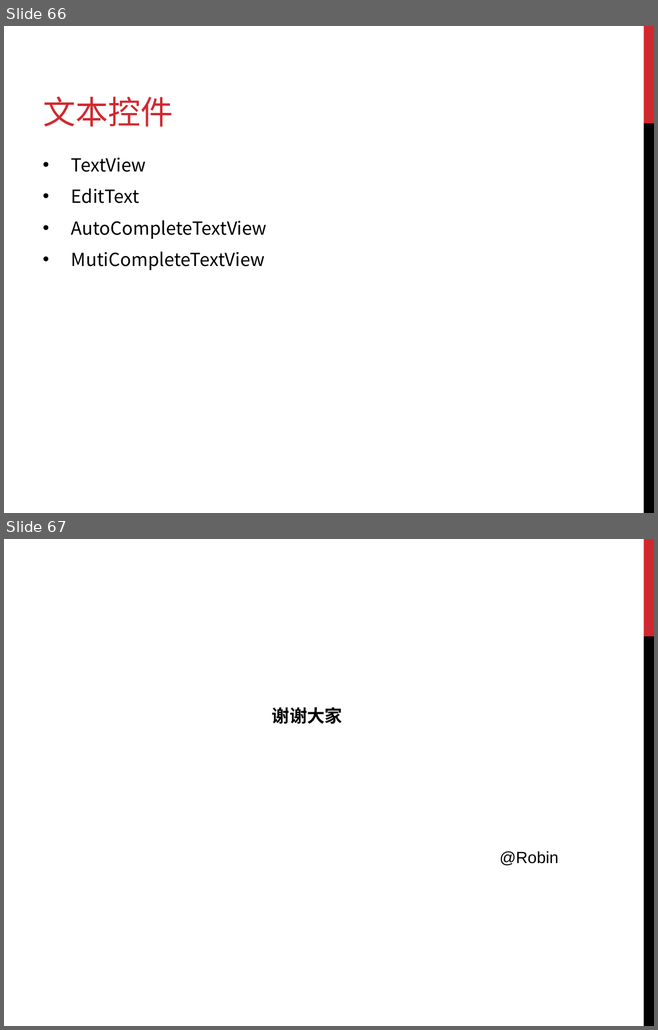
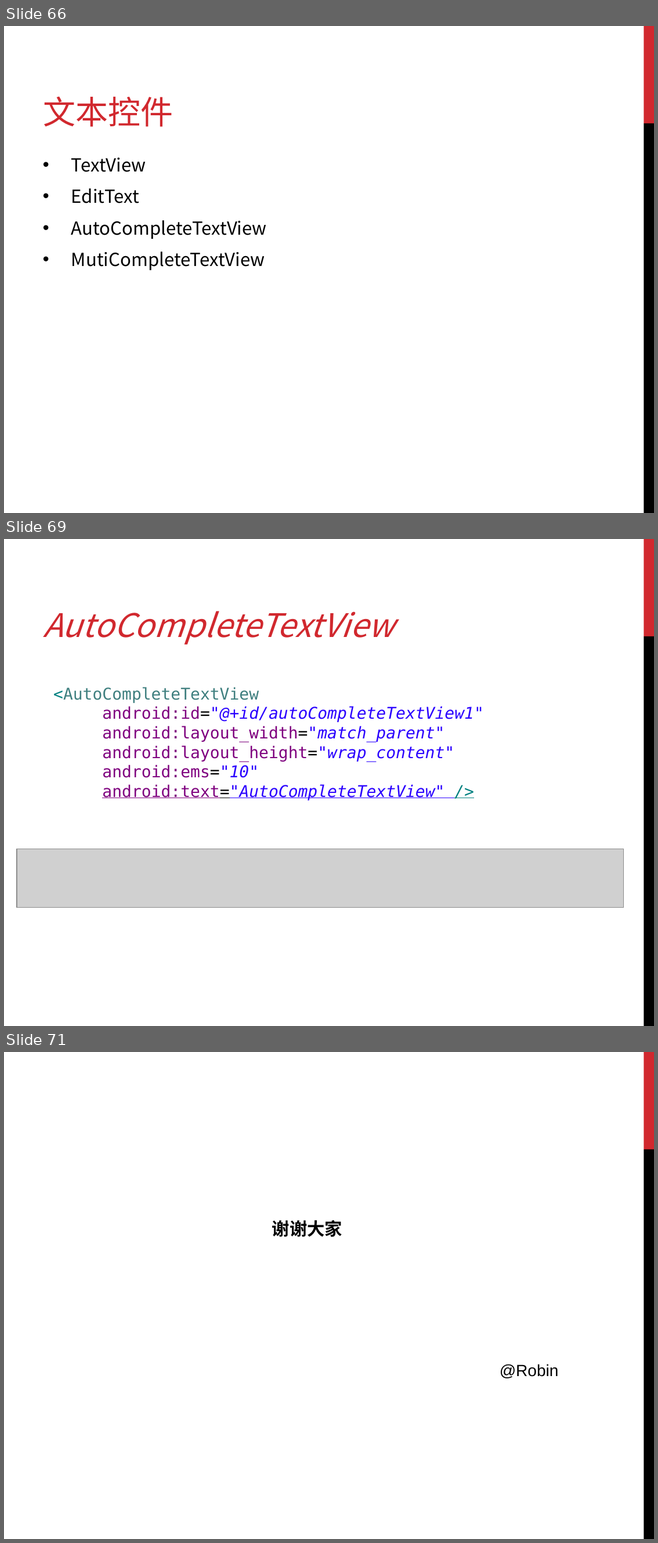
Before and after one commit to donner/training, a slide deck: Android/Android培训.ppt. Shown one above the other, each under a label of ours: slides 66 and 67 before the commit, slides 66, 69 and 71 after it; the slides between them are not shown. The pictures are 658x1030 and 658x1543 pixels, drawn with LibreOffice and Linux fonts; fonts in the diff are those of the drawing; grey boxes stand for pictures. Boxes give left, top, right and bottom in pixels: in the first picture for what was removed or moved away, otherwise in the second. Text is boxed around its words. In the diff, an @@ line names an element or a change of style, - is before the commit and + after.

```diff
--- a/Android/Android培训.ppt
+++ b/Android/Android培训.ppt
@@ slide 69 added at bbox=[4, 539, 654, 1026], background #FFFFFF; not listed: 2 template elements that a slide beside it also shows @@
@@ title added at bbox=[43, 611, 394, 645], 36 pt, text #D1282E, italic @@
+AutoCompleteTextView
@@ text added at bbox=[53, 687, 483, 801], 18 pt, text #2A00FF @@
+<AutoCompleteTextView
+android:id="@+id/autoCompleteTextView1"
+android:layout_width="match_parent"
+android:layout_height="wrap_content"
+android:ems="10"
+android:text="AutoCompleteTextView" />
@@ picture added at bbox=[17, 849, 623, 907] @@
@@ what was slide 67 is now slide 71 @@
```
Also in this commit, not shown: 1 slide changed, 3 other slides added, 14 other files.
